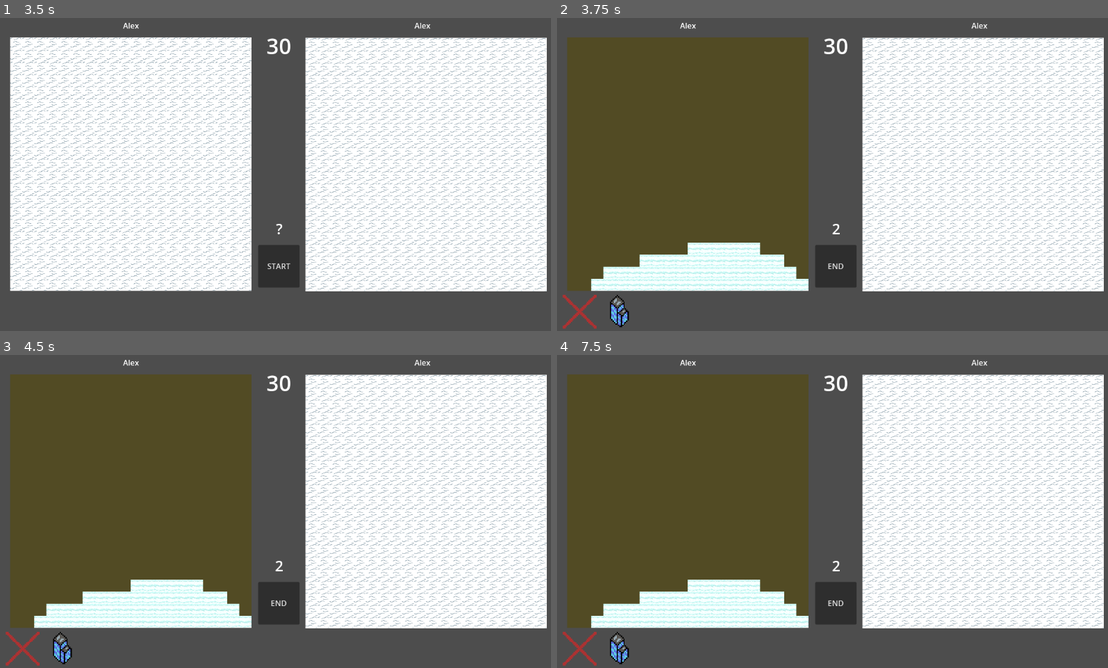
Above: before the commit, frames 1-4 (two rows, left to right).
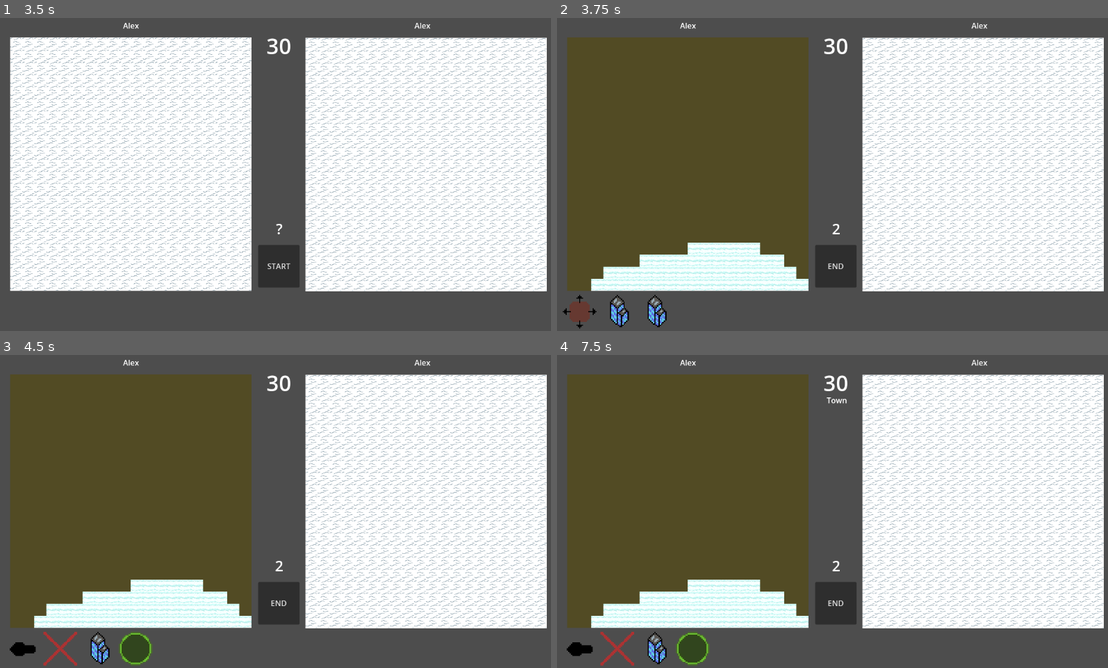
Above: after the commit, the same moments.

Repository: Blackblip/tekgame
Game: Godot game, scene res://scenes/roundSettings.tscn
Same seed, same stepped clock (60 frames per second), same inputs: the game is played once before the commit and once after it.
Inputs (mouse positions are in pixels of both pictures, inside the frame that each line leads up to; where the layout moved, square brackets give the same spot in the first picture):
- Up to frame 1 (3.5 s): click (99, 177) at 0.52 s; type "Alex" at 0.6 s; click (99, 205) at 0.75 s; type "Alex" at 0.83 s; click "start" at 1.25 s; click "Test" at 2 s; click "Test2" at 2.75 s
- Up to frame 2 (3.75 s): click "START" at 3.5 s
- Up to frame 3 (4.5 s): click (22, 649) at 4.27 s
- Up to frame 4 (7.5 s): click (579, 649) at 5.02 s; click (579, 649) at 5.77 s; click (617, 649) at 6.52 s; click (656, 649) [617, 649] at 7.25 s

Frame 1 is identical in both runs. In frame 2, 0.6% of the frame differs, in the area x 1-20%, y 88-100%; in frame 3, 1.3%; in frame 4, 1.3%, in the area x 1-53%, y 13-100%.

Commit message:
UI update and offensive action groundwork

Diff:
--- /dev/null
+++ b/teknikprojectprototyp1/Assets/buildings/MissileSilo.tscn
@@ -0,0 +1,7 @@
+[gd_scene load_steps=2 format=3 uid="uid://0jy35qkbhrih"]
+
+[ext_resource type="Texture2D" uid="uid://80ftam8eiut1" path="res://Assets/sprites/missilesilo.png" id="1_jclt8"]
+
+[node name="MissileSilo" type="Sprite2D"]
+texture_filter = 1
+texture = ExtResource("1_jclt8")
--- a/teknikprojectprototyp1/code/game/action_handler.gd
+++ b/teknikprojectprototyp1/code/game/action_handler.gd
@@ -34,9 +34,7 @@
 		var aa = schedule[a]
 		if aa.Type == "Build":
 			if aa.Turns_left > 0:
-				print("Schedule:", a, " Turns left:", aa.Turns_left)
 				aa.Turns_left -= 1
-				print("After decrement:", aa.Turns_left)
 				if aa.Turns_left != 0:
 					continue
 
@@ -86,6 +84,10 @@
 		else:
 			MatchSettings.actionsLeftP1 -= build_data.ActionCost
 			$"../../CenterContainer/UI/PActions".text = str(MatchSettings.actionsLeftP1)
+			if MatchSettings.actionsLeftP1 == 0:
+				$"../../Interactions".building = null
+				$GridContainer/grid/HoverHighlight.build_mode = false
+				$GridContainer/grid/HoverHighlight.queue_redraw()
 	elif player == 2:
 		if !Configs.buildable_tiles.has(MatchSettings.grid_data_p2[str(tile_pos)].tileType):
 			return
@@ -100,6 +102,10 @@
 		else:
 			MatchSettings.actionsLeftP2 -= build_data.ActionCost
 			$"../../CenterContainer/UI/PActions".text = str(MatchSettings.actionsLeftP2)
+			if MatchSettings.actionsLeftP2 == 0:
+				$"../../Interactions".building = null
+				$GridContainer/grid/HoverHighlight.build_mode = false
+				$GridContainer/grid/HoverHighlight.queue_redraw()
 
 	var hammer_scene = load("res://Assets/Icons/hammer.tscn")
 	var hammer_instance = hammer_scene.instantiate()
--- a/teknikprojectprototyp1/code/game/interactions.gd
+++ b/teknikprojectprototyp1/code/game/interactions.gd
@@ -1,19 +1,24 @@
 extends Node
 @onready var container = $Container
 @onready var scroll = $"."
-@onready var tempButton = $Container/Template
+@onready var tempButton = $Template
 @onready var tempInfoUI = $"../CenterContainer/UI/Information/VContainer/Template"
-@onready var cancelButton = $Container/Cancel
 
 var selected_tile
 var selectEnable = true
 var building
 
 func _ready():
+	$Main/Expansive.pressed.connect(_building_category_show.bind())
+	$Main/Offensive.pressed.connect(_offensive_category_show.bind())
 	tempButton.visible = false
-	_instansiate_buttons()
 	showorhide(false)
-	cancelButton.pressed.connect(cancel.bind())
+	for i in $".".get_children():
+		for o in i.get_children():
+			if o.name == "Return":
+				o.pressed.connect(_return_to_main.bind())
+			if o.name == "Cancel":
+				o.pressed.connect(cancel.bind())
 func cancel():
 	$"../TurnHandler/P1G/GridContainer/grid/HoverHighlight".build_mode = false
 	$"../TurnHandler/P2G/GridContainer/grid/HoverHighlight".build_mode = false
@@ -49,8 +54,6 @@
 func cleanse_info_ui():
 	for i in $"../CenterContainer/UI/Information/VContainer".get_children():
 		if i.name != "Template":
-			if i.name == "Cancel":
-				continue
 			i.queue_free()
 func dupe_info_ui(text):
 	var newUI = tempInfoUI.duplicate()
@@ -83,7 +86,6 @@
 		$"../TurnHandler/P1G/GridContainer/grid/SelectedHighlight".queue_redraw()
 	elif $"../TurnHandler".current_turn == 1:
 		$"../TurnHandler/P2G/GridContainer/grid/SelectedHighlight".queue_redraw()
-
 func showorhide(boolean):
 	building = null
 	if boolean == true:
@@ -100,17 +102,75 @@
 	elif $"../TurnHandler".current_turn == 1:
 		$"../TurnHandler/P2G/GridContainer/grid/HoverHighlight".build_mode = false
 		$"../TurnHandler/P1G/GridContainer/grid/HoverHighlight".cancel_mode = false
-func _instansiate_buttons():
+func _return_to_main():
+	cleanse_info_ui()
+	selected_tile = null
+	$"../TurnHandler/P2G/GridContainer/grid/SelectedHighlight".queue_redraw()
+	$"../TurnHandler/P1G/GridContainer/grid/SelectedHighlight".queue_redraw()
+
+	$Expansive.visible = false
+	$Defensive.visible = false
+	$Offensive.visible = false
+	$Main.visible = true
+
+	building = null
+	if !$"../TurnHandler/P1G/GridContainer/grid/HoverHighlight":
+		return
+	if !$"../TurnHandler/P2G/GridContainer/grid/HoverHighlight":
+		return
+	$"../TurnHandler/P2G/GridContainer/grid/HoverHighlight".build_mode = false
+	$"../TurnHandler/P1G/GridContainer/grid/HoverHighlight".build_mode = false
+	$"../TurnHandler/P2G/GridContainer/grid/HoverHighlight".cancel_mode = false
+	$"../TurnHandler/P1G/GridContainer/grid/HoverHighlight".cancel_mode = false
+func _building_category_show():
+	cleanse_info_ui()
+	selected_tile = null
+	$"../TurnHandler/P2G/GridContainer/grid/SelectedHighlight".queue_redraw()
+	$"../TurnHandler/P1G/GridContainer/grid/SelectedHighlight".queue_redraw()
+
+	$Expansive.visible = true
+	$Defensive.visible = false
+	$Offensive.visible = false
+	$Main.visible = false
+	for i in $Expansive.get_children():
+		if i.name != "Cancel" and i.name != "Return":
+			i.queue_free()
 	for i in Configs.buildings:
 		var building_data = Configs.buildings[i]
+		if $Expansive.find_child(building_data.Name):
+			continue
 		var newButton: TextureButton = tempButton.duplicate()
 		newButton.texture_normal = load(building_data.IconPath)
-		$Container.add_child(newButton)
+		$Expansive.add_child(newButton)
 		newButton.name = building_data.Name
 		newButton.visible = true
 		newButton.pressed.connect(_build.bind(building_data))
+func _offensive_category_show():
+	cleanse_info_ui()
+	selected_tile = null
+	$"../TurnHandler/P2G/GridContainer/grid/SelectedHighlight".queue_redraw()
+	$"../TurnHandler/P1G/GridContainer/grid/SelectedHighlight".queue_redraw()
 
+	$Expansive.visible = false
+	$Defensive.visible = false
+	$Offensive.visible = true
+	$Main.visible = false
+	for i in $Offensive.get_children():
+		if i.name != "Cancel" and i.name != "Return":
+			i.queue_free()
+	for i in Configs.offensive_actions:
+		var offensive_data = Configs.offensive_actions[i]
+		var newButton: TextureButton = tempButton.duplicate()
+		newButton.texture_normal = load(offensive_data.IconPath)
+		$Offensive.add_child(newButton)
+		newButton.name = offensive_data.Name
+		newButton.visible = true
+		newButton.pressed.connect(_offensive.bind(offensive_data))
+
+func _offensive(offensive_data):
+	print(offensive_data)
 func _build(build_data):
+	cleanse_info_ui()
 	print(build_data.Name)
 	selected_tile = null
 	if $"../TurnHandler".current_turn == 0:
@@ -127,6 +187,7 @@
 			$"../TurnHandler/P1G/GridContainer/grid/HoverHighlight".cancel_mode = false
 		return
 	building = build_data.Name
+	dupe_info_ui(build_data.Name)
 	if $"../TurnHandler".current_turn == 0:
 		$"../TurnHandler/P1G/GridContainer/grid/HoverHighlight".build_mode = true
 		$"../TurnHandler/P1G/GridContainer/grid/HoverHighlight".cancel_mode = false
--- a/teknikprojectprototyp1/code/game/request_interaction.gd
+++ b/teknikprojectprototyp1/code/game/request_interaction.gd
@@ -24,7 +24,7 @@
 	tile_pos = gridLayer.local_to_map(mouse_pos)
 
 	if event is InputEventMouseButton:
-		if event.button_index == MOUSE_BUTTON_LEFT:
+		if event.button_index == MOUSE_BUTTON_LEFT and event.pressed:
 			if isMyTurn == true:
 				if last_hovered == tile_pos:
 					if gridLayer.get_cell_source_id(last_hovered) != -1:
--- a/teknikprojectprototyp1/code/game/turn_handler.gd
+++ b/teknikprojectprototyp1/code/game/turn_handler.gd
@@ -172,10 +172,7 @@
 	$P2G.queue_redraw()
 	$"../Interactions".update_scroll(null)
 	$"../Interactions".showorhide(true)
-	for i in $"../Interactions/Container".get_children():
-		print(i.visible)
-	print($"../Interactions/Container".visible)
-	print($"../Interactions".visible)
+	$"../Interactions"._return_to_main()
 
 	match current_turn:
 		Turn.PLAYER1:
--- a/teknikprojectprototyp1/code/globals/Configs.gd
+++ b/teknikprojectprototyp1/code/globals/Configs.gd
@@ -17,4 +17,23 @@
 		"ActionCost": 1,
 		"BuildDuration": 1,
 	},
+	"MissileSilo": {
+		"Name": "MissileSilo",
+		"Path": "res://Assets/buildings/MissileSilo.tscn",
+		"IconPath": "res://Assets/sprites/missilesilo.png",
+		"ActionBonus": 0,
+		"ActionCost": 4,
+		"BuildDuration": 1,
+	},
 }
+var offensive_actions = {
+	"Missle": {
+		"Type": "Bomb",
+		"Name": "Missile",
+		"IconPath": "res://Assets/sprites/missilesilo.png",
+		"Path": "res://Assets/buildings/MissileSilo.tscn",
+		"Needed_building": "MissileSilo",
+		"ActionCost": 2,
+		"Size": 1,
+	},
+}
--- a/teknikprojectprototyp1/scenes/game.tscn
+++ b/teknikprojectprototyp1/scenes/game.tscn
@@ -1,12 +1,14 @@
-[gd_scene load_steps=10 format=3 uid="uid://dfol304vf38b7"]
+[gd_scene load_steps=12 format=3 uid="uid://dfol304vf38b7"]
 
 [ext_resource type="Script" uid="uid://cvw2sg0y2m6e1" path="res://code/game/action_handler.gd" id="2_lbhrr"]
 [ext_resource type="Script" uid="uid://d4n58ctcbe3" path="res://code/game/turn_handler.gd" id="2_yqjtg"]
 [ext_resource type="Script" uid="uid://breu6678utj76" path="res://code/game/building_handler.gd" id="3_iywne"]
 [ext_resource type="Script" uid="uid://8036owrisytb" path="res://code/game/interactions.gd" id="3_lnu2h"]
 [ext_resource type="Script" uid="uid://jm3hfebbiufq" path="res://code/game/map_selector.gd" id="4_lbhrr"]
+[ext_resource type="Texture2D" uid="uid://q6r6p0i7utfa" path="res://Assets/sprites/shittyarrow.png" id="6_0tnpc"]
 [ext_resource type="Texture2D" uid="uid://xlfsdnkdfpgl" path="res://Assets/sprites/Big_City_Building_1.png" id="6_p57ef"]
 [ext_resource type="Texture2D" uid="uid://c0qcrcu45nprk" path="res://Assets/sprites/CancelSprite.png" id="6_u5sy4"]
+[ext_resource type="Texture2D" uid="uid://dtqawh2usbejr" path="res://Assets/sprites/expansionsprite.png" id="8_gee14"]
 
 [sub_resource type="Theme" id="Theme_lnu2h"]
 
@@ -205,7 +207,8 @@
 vertical_scroll_mode = 0
 script = ExtResource("3_lnu2h")
 
-[node name="Container" type="HBoxContainer" parent="Interactions"]
+[node name="Expansive" type="HBoxContainer" parent="Interactions"]
+visible = false
 custom_minimum_size = Vector2(70, 70)
 layout_direction = 2
 layout_mode = 2
@@ -213,16 +216,99 @@
 size_flags_stretch_ratio = 0.0
 theme_override_constants/separation = 8
 
-[node name="Cancel" type="TextureButton" parent="Interactions/Container"]
+[node name="Return" type="TextureButton" parent="Interactions/Expansive"]
+texture_filter = 1
+custom_minimum_size = Vector2(70, 70)
+layout_mode = 2
+texture_normal = ExtResource("6_0tnpc")
+stretch_mode = 0
+
+[node name="Cancel" type="TextureButton" parent="Interactions/Expansive"]
 texture_filter = 1
 custom_minimum_size = Vector2(70, 70)
 layout_mode = 2
 texture_normal = ExtResource("6_u5sy4")
 stretch_mode = 0
 
-[node name="Template" type="TextureButton" parent="Interactions/Container"]
+[node name="Offensive" type="HBoxContainer" parent="Interactions"]
+visible = false
+custom_minimum_size = Vector2(70, 70)
+layout_direction = 2
+layout_mode = 2
+size_flags_vertical = 10
+size_flags_stretch_ratio = 0.0
+theme_override_constants/separation = 8
+
+[node name="Return" type="TextureButton" parent="Interactions/Offensive"]
+texture_filter = 1
+custom_minimum_size = Vector2(70, 70)
+layout_mode = 2
+texture_normal = ExtResource("6_0tnpc")
+stretch_mode = 0
+
+[node name="Cancel" type="TextureButton" parent="Interactions/Offensive"]
+texture_filter = 1
+custom_minimum_size = Vector2(70, 70)
+layout_mode = 2
+texture_normal = ExtResource("6_u5sy4")
+stretch_mode = 0
+
+[node name="Defensive" type="HBoxContainer" parent="Interactions"]
+visible = false
+custom_minimum_size = Vector2(70, 70)
+layout_direction = 2
+layout_mode = 2
+size_flags_vertical = 10
+size_flags_stretch_ratio = 0.0
+theme_override_constants/separation = 8
+
+[node name="Return" type="TextureButton" parent="Interactions/Defensive"]
+texture_filter = 1
+custom_minimum_size = Vector2(70, 70)
+layout_mode = 2
+texture_normal = ExtResource("6_0tnpc")
+stretch_mode = 0
+
+[node name="Cancel" type="TextureButton" parent="Interactions/Defensive"]
+texture_filter = 1
+custom_minimum_size = Vector2(70, 70)
+layout_mode = 2
+texture_normal = ExtResource("6_u5sy4")
+stretch_mode = 0
+
+[node name="Main" type="HBoxContainer" parent="Interactions"]
+custom_minimum_size = Vector2(70, 70)
+layout_direction = 2
+layout_mode = 2
+size_flags_vertical = 10
+size_flags_stretch_ratio = 0.0
+theme_override_constants/separation = 8
+
+[node name="Expansive" type="TextureButton" parent="Interactions/Main"]
+texture_filter = 1
+custom_minimum_size = Vector2(70, 70)
+layout_mode = 2
+texture_normal = ExtResource("8_gee14")
+stretch_mode = 0
+
+[node name="Offensive" type="TextureButton" parent="Interactions/Main"]
 texture_filter = 1
 custom_minimum_size = Vector2(70, 70)
 layout_mode = 2
 texture_normal = ExtResource("6_p57ef")
 stretch_mode = 0
+
+[node name="Defensive" type="TextureButton" parent="Interactions/Main"]
+texture_filter = 1
+custom_minimum_size = Vector2(70, 70)
+layout_mode = 2
+texture_normal = ExtResource("6_p57ef")
+stretch_mode = 0
+
+[node name="Template" type="TextureButton" parent="Interactions"]
+visible = false
+texture_filter = 1
+custom_minimum_size = Vector2(70, 70)
+layout_mode = 2
+texture_normal = ExtResource("6_p57ef")
+stretch_mode = 0
Binary file added: teknikprojectprototyp1/Assets/sprites/expansionsprite.png
Not shown, added: teknikprojectprototyp1/Assets/sprites/expansionsprite.png.import
Binary file added: teknikprojectprototyp1/Assets/sprites/shittyarrow.png
Not shown, added: teknikprojectprototyp1/Assets/sprites/shittyarrow.png.import
